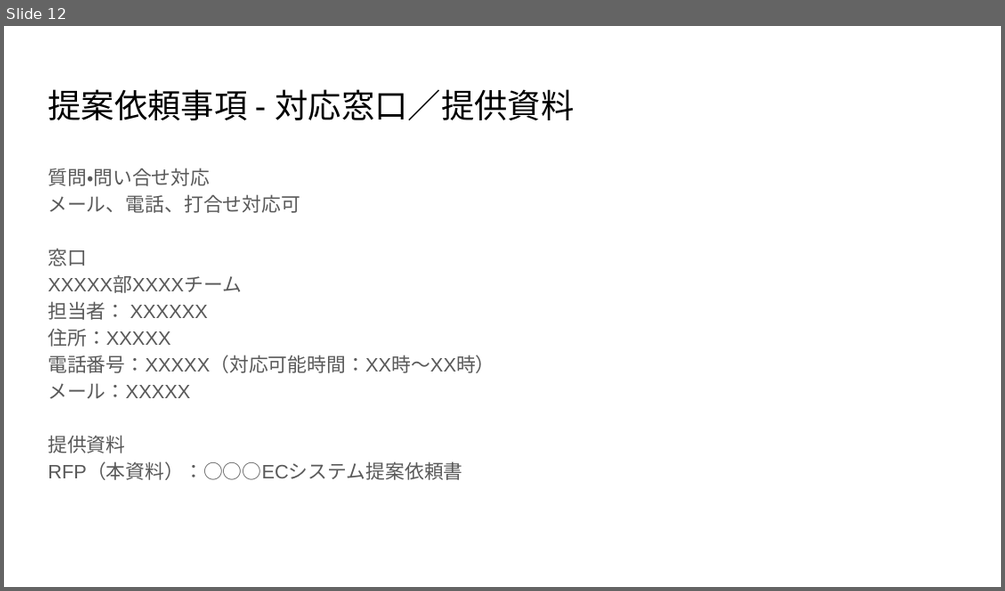
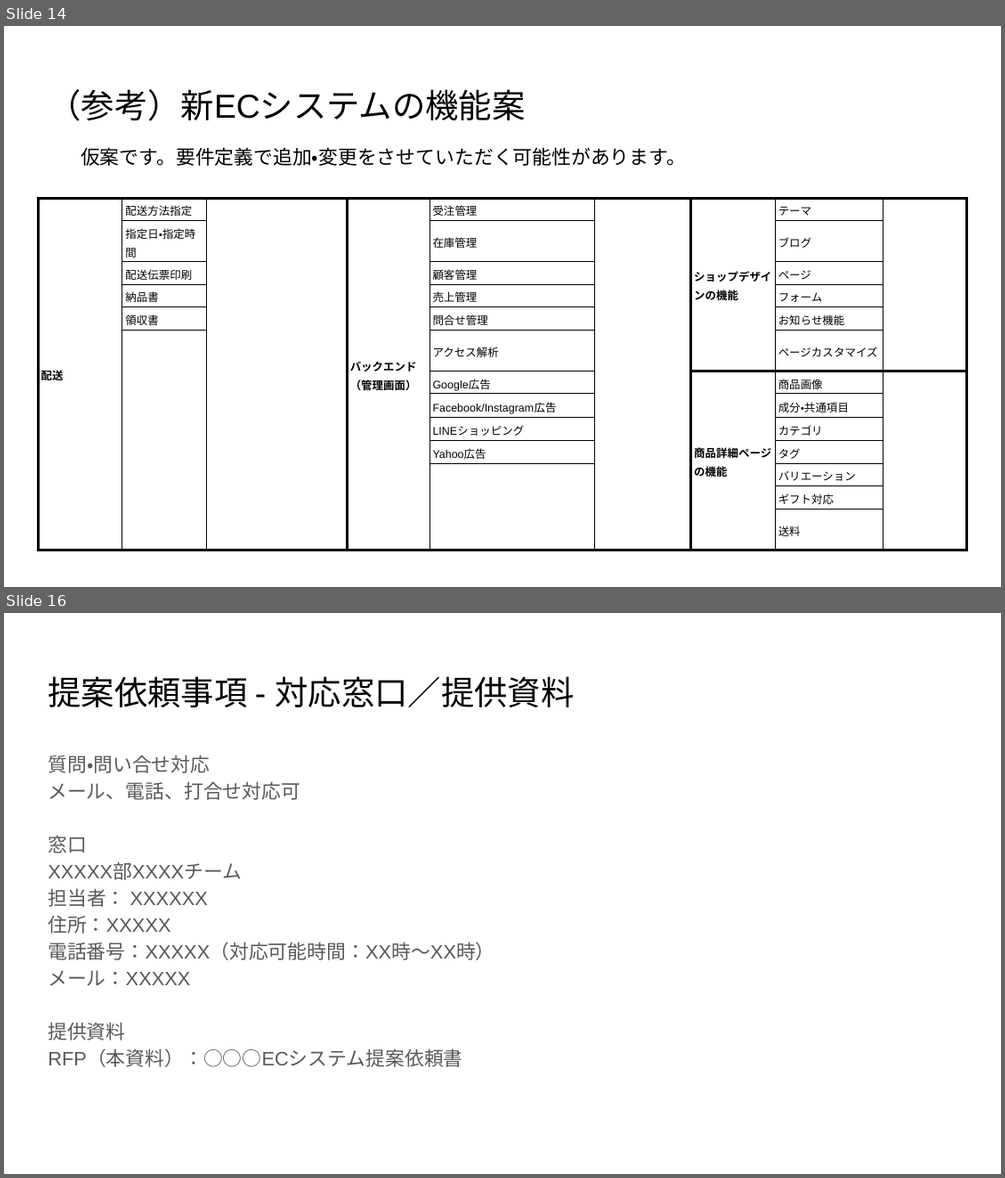
Before and after one commit to tomoriyamaaa/pm-cause-ec, a slide deck: RFP/RFP.pptx. Shown one above the other, each under a label of ours: slide 12 before the commit, slides 14 and 16 after it; the slides between them are not shown. The pictures are 1005x591 and 1005x1178 pixels, drawn with LibreOffice and Linux fonts; fonts in the diff are those of the drawing. Boxes give left, top, right and bottom in pixels: in the first picture for what was removed or moved away, otherwise in the second. Text is boxed around its words. In the diff, an @@ line names an element or a change of style, - is before the commit and + after.

```diff
--- a/RFP/RFP.pptx
+++ b/RFP/RFP.pptx
@@ slide 14 added at bbox=[4, 26, 1001, 587], background #FFFFFF @@
@@ title added at bbox=[48, 89, 525, 121], 24 pt, text #000000 @@
+（参考）新ECシステムの機能案
@@ text added at bbox=[81, 147, 686, 166], 14 pt, text #000000 @@
+仮案です。要件定義で追加・変更をさせていただく可能性があります。
@@ table added at bbox=[38, 199, 969, 540], 13 rows, 9 columns @@
+配送 | 配送方法指定 |  | バックエンド（管理画面） | 受注管理 |  | ショップデザインの機能 | テーマ | 
+ | 指定日・指定時間 |  |  | 在庫管理 |  |  | ブログ | 
+ | 配送伝票印刷 |  |  | 顧客管理 |  |  | ページ | 
+ | 納品書 |  |  | 売上管理 |  |  | フォーム | 
+ | 領収書 |  |  | 問合せ管理 |  |  | お知らせ機能 | 
+ |  |  |  | アクセス解析 |  |  | ページカスタマイズ | 
+ |  |  |  | Google広告 |  | 商品詳細ページの機能 | 商品画像 | 
+ |  |  |  | Facebook/Instagram広告 |  |  | 成分・共通項目 | 
+ |  |  |  | LINEショッピング |  |  | カテゴリ | 
+ |  |  |  | Yahoo広告 |  |  | タグ | 
+ |  |  |  |  |  |  | バリエーション | 
+ |  |  |  |  |  |  | ギフト対応 | 
+ |  |  |  |  |  |  | 送料 | 
@@ what was slide 12 is now slide 16 @@
```
Also in this commit, not shown: 9 slides changed, 3 other slides added.
